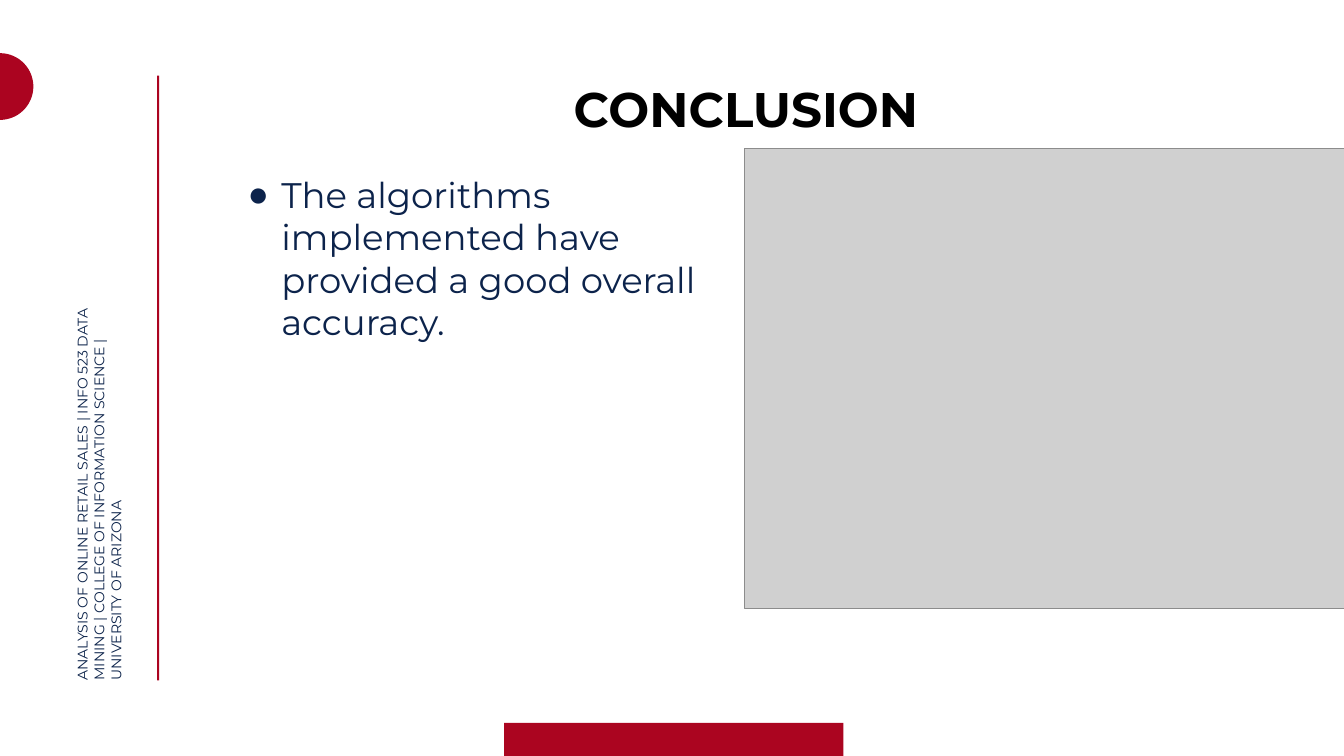
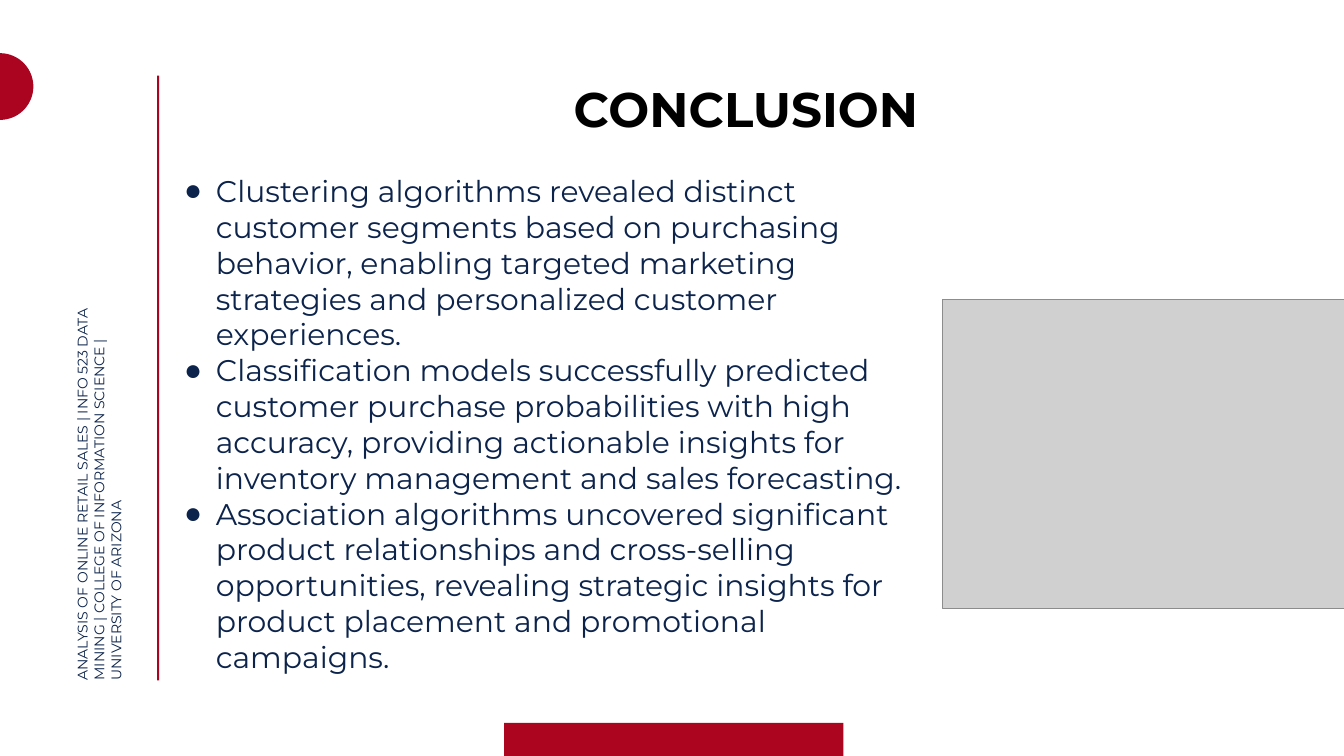
Before and after one commit to praagnya08/INFO-523, a slide deck: slide 19 of INFO 523 DATA MINING PRESENTATION GROUP 6.pptx. Drawn at 1344x756 pixels with LibreOffice and Linux fonts; fonts in the diff are those of the drawing; grey boxes stand for pictures; background and template pictures are left out. Boxes give left, top, right and bottom in pixels: in the first picture for what was removed or moved away, otherwise in the second. Text is boxed around its words. In the diff, an @@ line names an element or a change of style, - is before the commit and + after.

Commit message:
Updated slide content

```diff
--- a/INFO 523 DATA MINING PRESENTATION GROUP 6.pptx
+++ b/INFO 523 DATA MINING PRESENTATION GROUP 6.pptx
@@ text at (216, 179, 901, 674): text changed; size 38 to 32 pt @@
-● The algorithms implemented have provided a good overall accuracy.
+● Clustering algorithms revealed distinct customer segments based on purchasing behavior, enabling targeted marketing strategies and personalized customer experiences.
+● Classification models successfully predicted customer purchase probabilities with high accuracy, providing actionable insights for inventory management and sales forecasting.
+● Association algorithms uncovered significant product relationships and cross-selling opportunities, revealing strategic insights for product placement and promotional campaigns.
@@ picture: place and size @@
-picture at (745, 148, 1344, 607)
+picture at (942, 300, 1344, 608)
```
